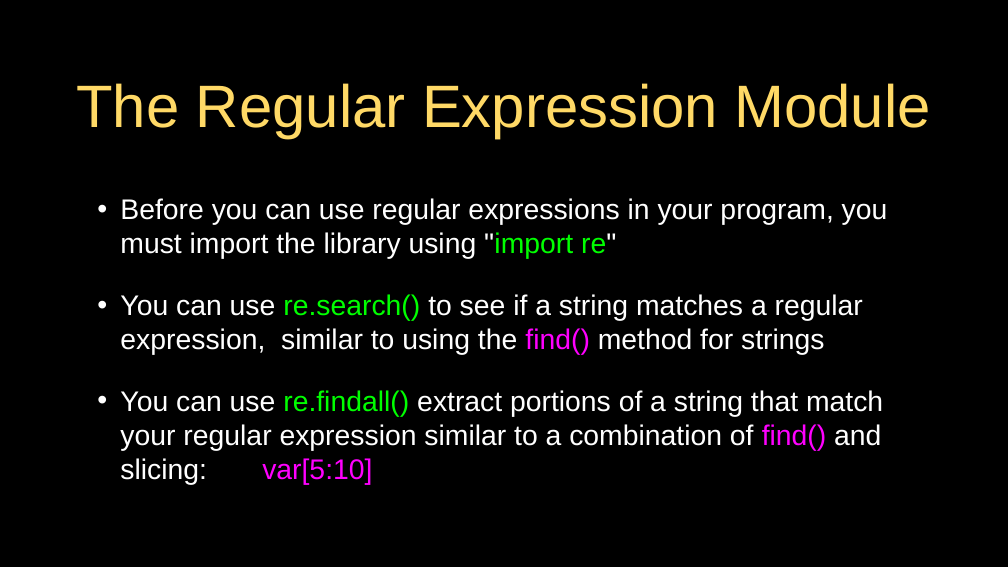
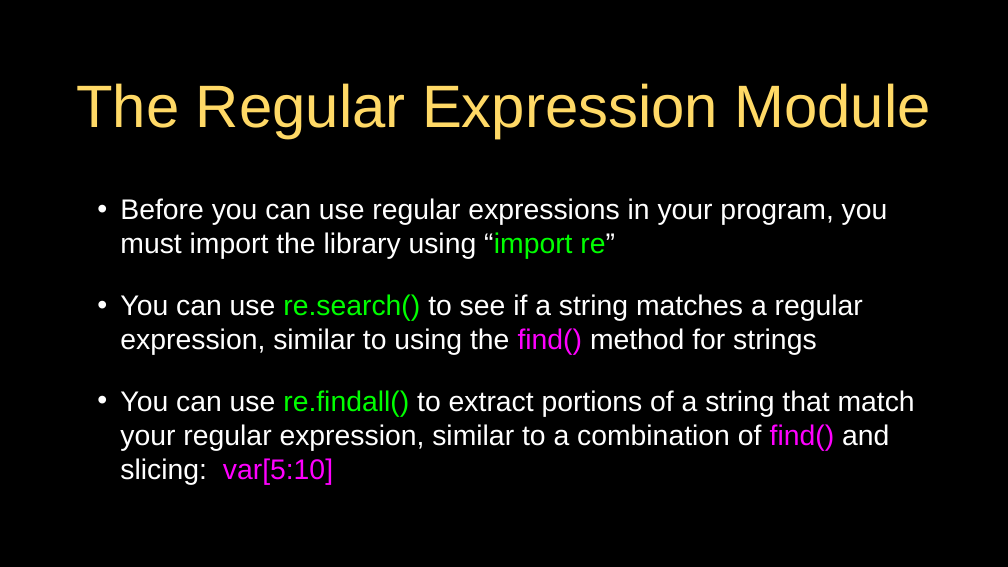
Before and after one commit to csev/py4e, a slide deck: slide 8 of lectures3/Pythonlearn-11-Regex.pptx. Drawn at 1008x567 pixels with LibreOffice and Linux fonts; fonts in the diff are those of the drawing. Boxes give left, top, right and bottom in pixels: in the first picture for what was removed or moved away, otherwise in the second. Text is boxed around its words. In the diff, an @@ line names an element or a change of style, - is before the commit and + after.

```diff
--- a/lectures3/Pythonlearn-11-Regex.pptx
+++ b/lectures3/Pythonlearn-11-Regex.pptx
@@ text at [120,198,888,259]: text changed @@
-• Before you can use regular expressions in your program, you must import the library using "import re"
+• Before you can use regular expressions in your program, you must import the library using “import re”
@@ text at [120,390,915,485]: text changed @@
-• You can use re.findall() extract portions of a string that match your regular expression similar to a combination of find() and slicing: var[5:10]
+• You can use re.findall() to extract portions of a string that match your regular expression, similar to a combination of find() and slicing: var[5:10]
```
Also in this commit, not shown: 24 other slides changed, 1 slide added, 3 other files.
